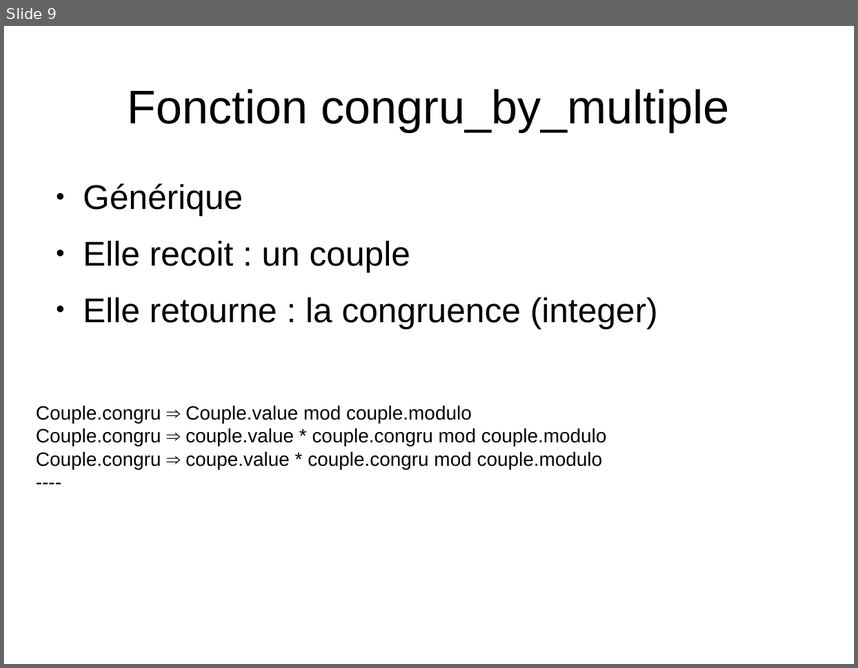
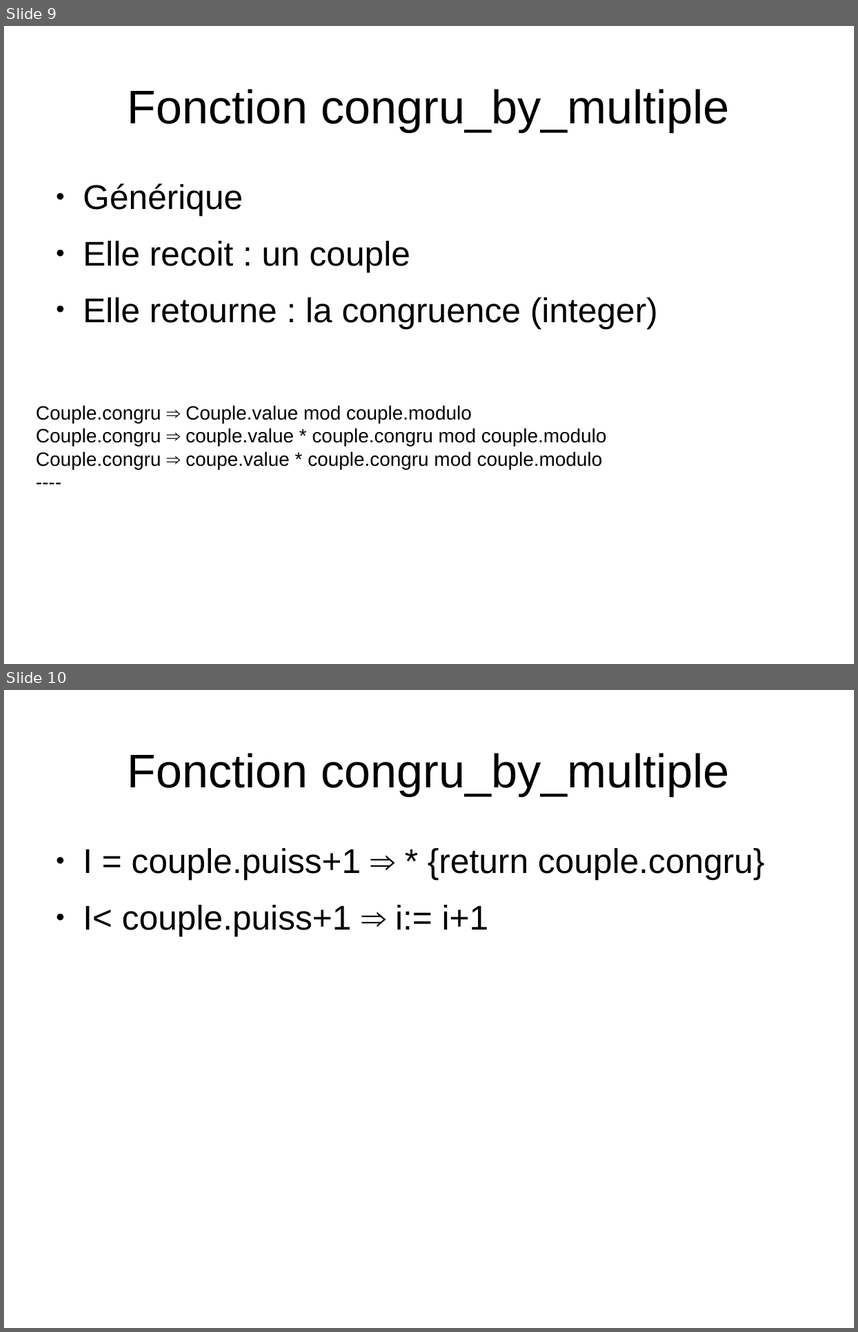
Before and after one commit to CallisteHanriat/congru, a slide deck: schema_congru.odp. Shown one above the other, each under a label of ours: slide 9 before the commit, slides 9 and 10 after it. The pictures are 858x668 and 858x1332 pixels, drawn with LibreOffice and Linux fonts; fonts in the diff are those of the drawing. Boxes give left, top, right and bottom in pixels: in the first picture for what was removed or moved away, otherwise in the second. Text is boxed around its words. In the diff, an @@ line names an element or a change of style, - is before the commit and + after.

Commit message:
ajout du raisonnement de boucle pour fonction rech_by_multiple dans le schema_congu.odp

```diff
--- a/schema_congru.odp
+++ b/schema_congru.odp
@@ slide 10 added at [4,690,854,1328], background #FFFFFF @@
@@ title added at [128,753,730,796], 44 pt, text #000000 @@
+Fonction congru_by_multiple
@@ text added at [83,848,764,936], 32 pt, text #000000 @@
+● I = couple.puiss+1 ⇒ * {return couple.congru}
+● I< couple.puiss+1 ⇒ i:= i+1
```
